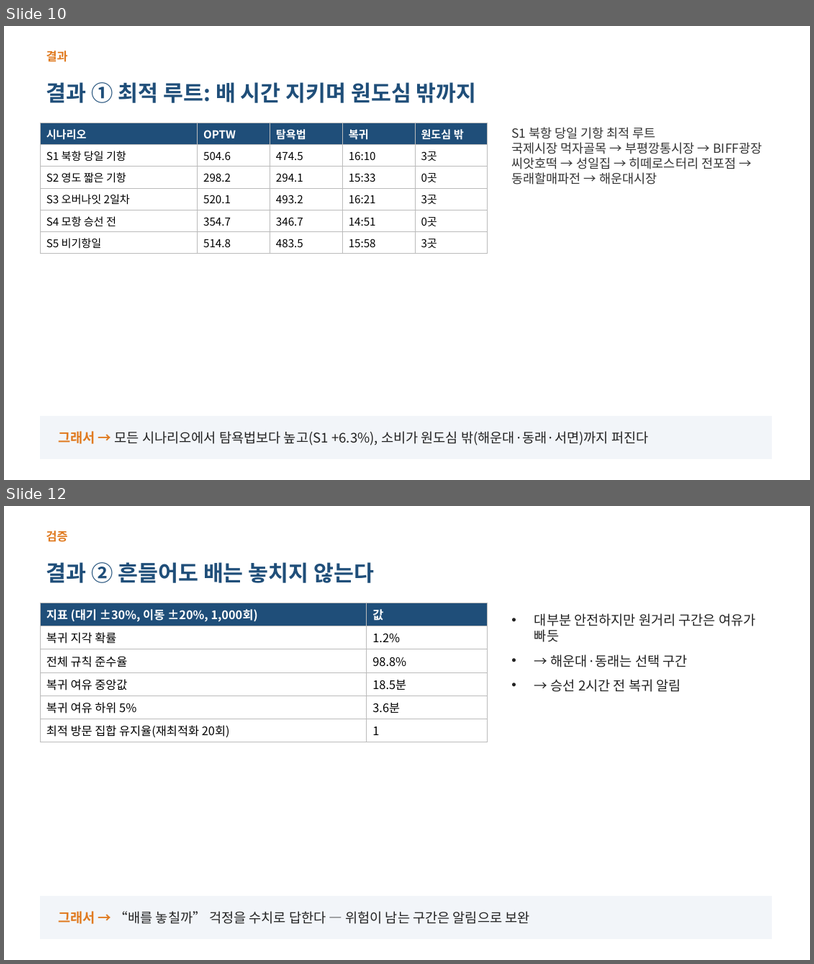
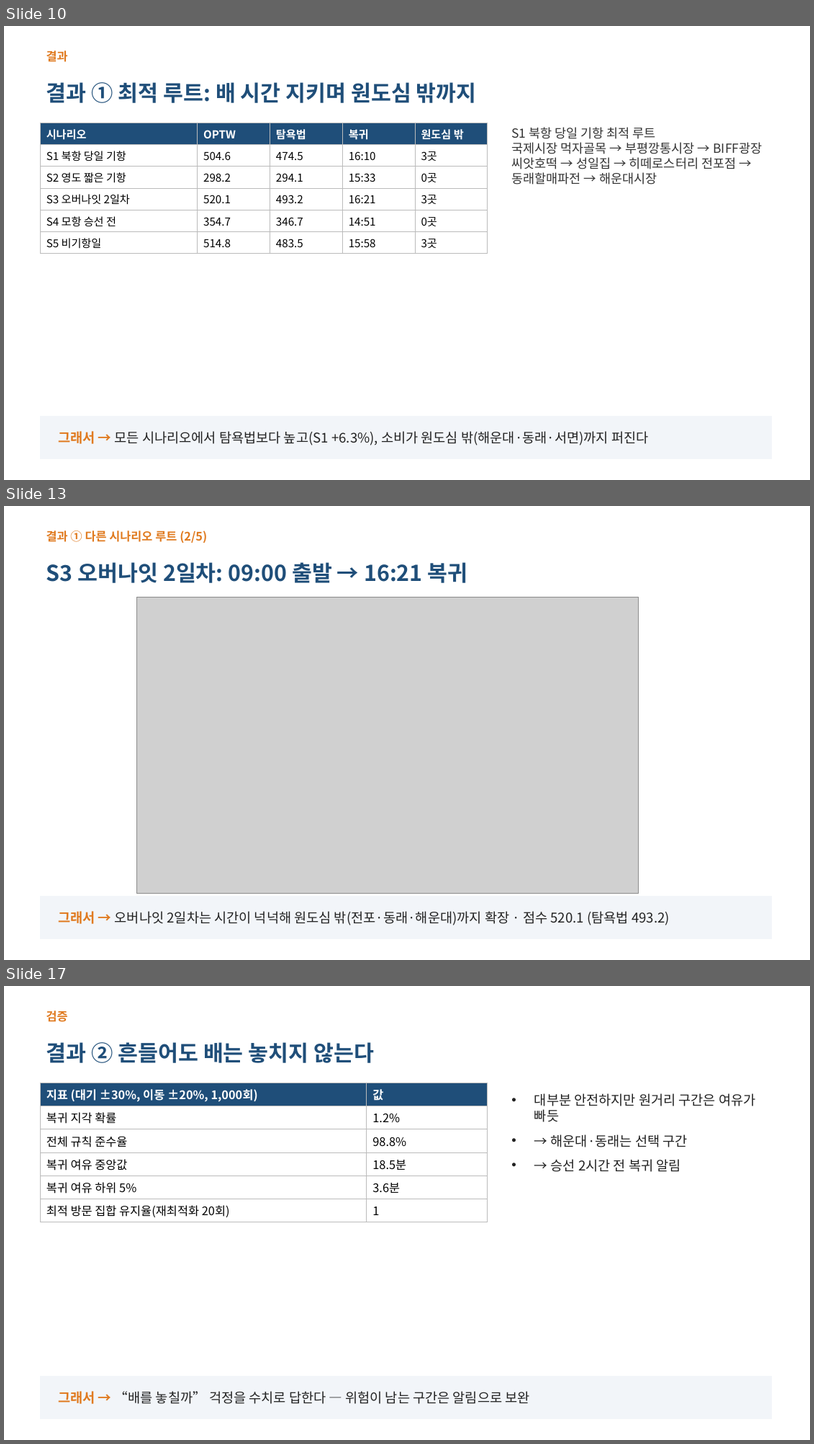
Before and after one commit to ddayoung03/busan-cruise-unpassing, a slide deck: 05_문서/3주차_발표자료.pptx. Shown one above the other, each under a label of ours: slides 10 and 12 before the commit, slides 10, 13 and 17 after it; the slides between them are not shown. The pictures are 814x964 and 814x1444 pixels, drawn with LibreOffice and Linux fonts; fonts in the diff are those of the drawing; grey boxes stand for pictures. Boxes give left, top, right and bottom in pixels: in the first picture for what was removed or moved away, otherwise in the second. Text is boxed around its words. In the diff, an @@ line names an element or a change of style, - is before the commit and + after.

```diff
--- a/05_문서/3주차_발표자료.pptx
+++ b/05_문서/3주차_발표자료.pptx
@@ slide 13 added at [4,506,810,960], background #FFFFFF @@
@@ text added at [46,530,207,543], 14 pt, text #E07A1F, bold @@
+결과 ① 다른 시나리오 루트 (2/5)
@@ text added at [46,562,468,583], 26 pt, text #1F4E79, bold @@
+S3 오버나잇 2일차: 09:00 출발 → 16:21 복귀
@@ picture added at [137,597,639,893] @@
@@ rectangle added at [40,896,772,939], fill #F2F5F9, outline #F2F5F9 1 pt @@
@@ text added at [58,911,670,925], 16 pt, text #222222 @@
+그래서 → 오버나잇 2일차는 시간이 넉넉해 원도심 밖(전포·동래·해운대)까지 확장 · 점수 520.1 (탐욕법 493.2)
@@ what was slide 12 is now slide 17 @@
```
Also in this commit, not shown: 4 other slides added, 9 other files.
